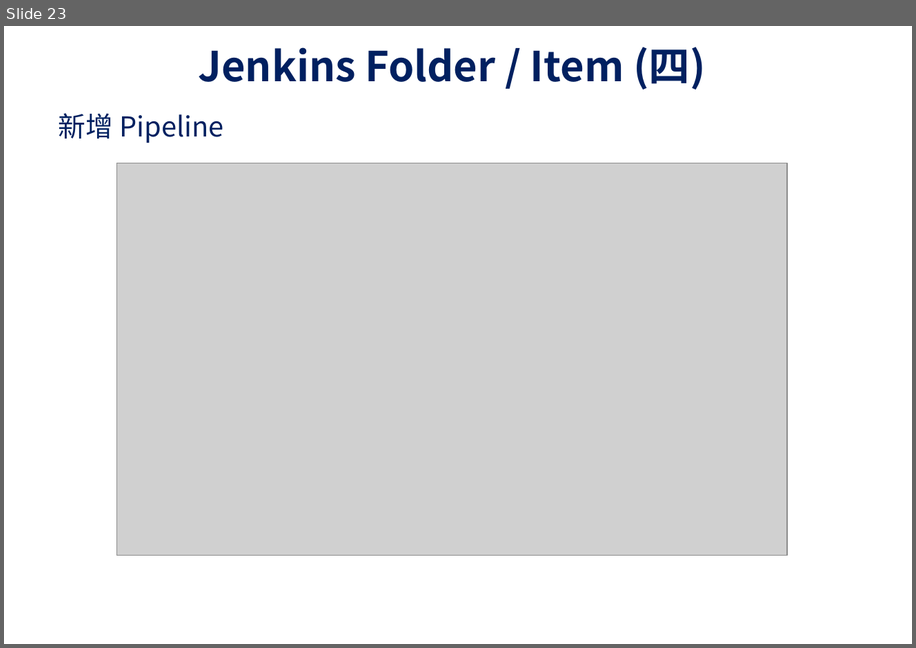
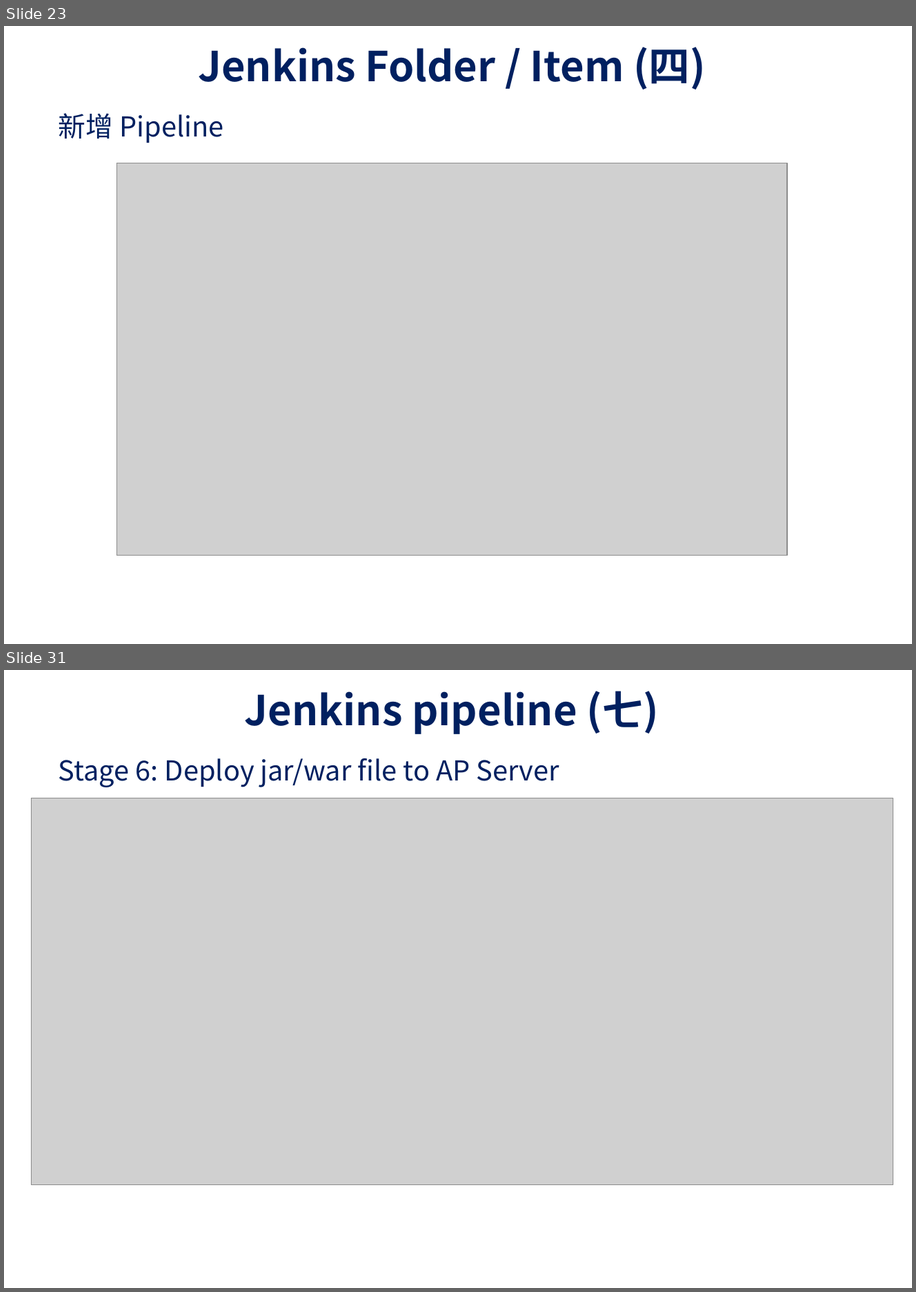
Before and after one commit to UDFWu/transfile, a slide deck: CICD Process.pptx. Shown one above the other, each under a label of ours: slide 23 before the commit, slides 23 and 31 after it; the slides between them are not shown. The pictures are 916x648 and 916x1292 pixels, drawn with LibreOffice and Linux fonts; fonts in the diff are those of the drawing; grey boxes stand for pictures; background and template pictures are left out. Boxes give left, top, right and bottom in pixels: in the first picture for what was removed or moved away, otherwise in the second. Text is boxed around its words. In the diff, an @@ line names an element or a change of style, - is before the commit and + after.

```diff
--- a/CICD Process.pptx
+++ b/CICD Process.pptx
@@ slide 31 added at box(4, 670, 912, 1288), background picture (left out) @@
@@ title added at box(245, 691, 659, 734), 36 pt, text #002060, bold @@
+Jenkins pipeline (七)
@@ text added at box(59, 758, 559, 787), 24 pt, text #002060 @@
+Stage 6: Deploy jar/war file to AP Server
@@ picture added at box(31, 798, 893, 1185) @@
```
Also in this commit, not shown: 7 other slides added.
